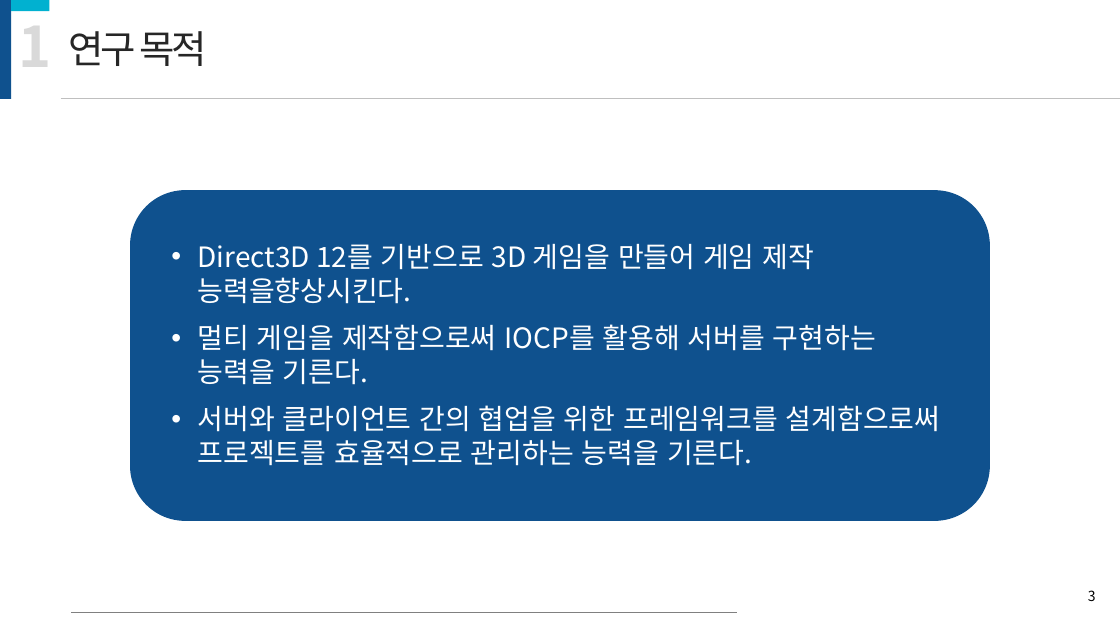
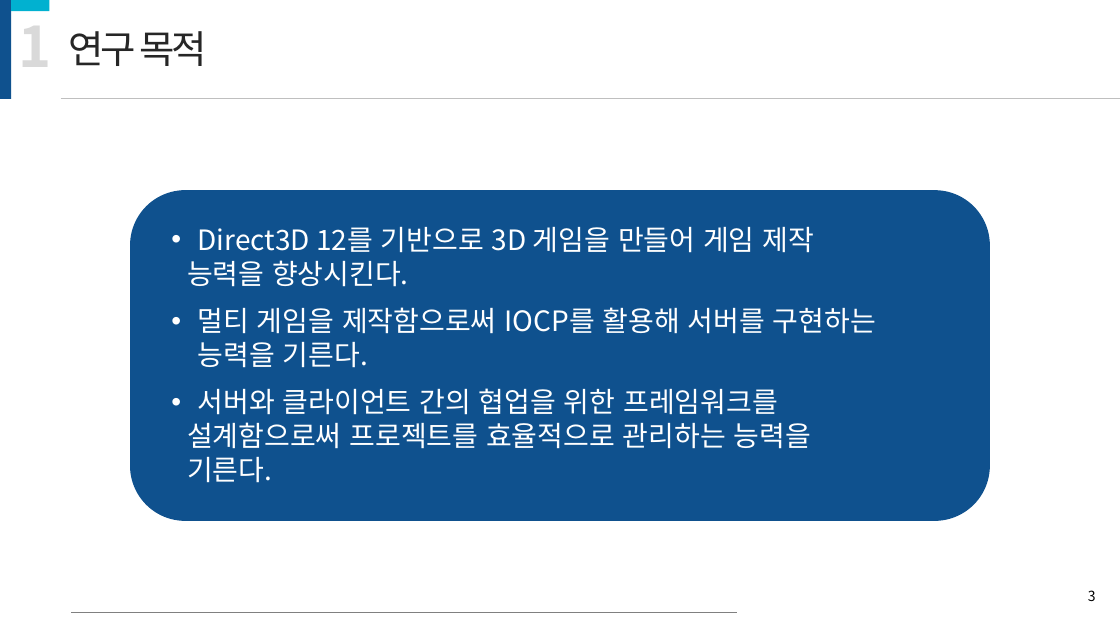
Before and after one commit to kiption/XD, a slide deck: slide 3 of 졸작_기획/[수정][제안서] Revenger_김승환_허재성_이세철.pptx. Drawn at 1120x630 pixels with LibreOffice and Linux fonts; fonts in the diff are those of the drawing. Boxes give left, top, right and bottom in pixels: in the first picture for what was removed or moved away, otherwise in the second. Text is boxed around its words. In the diff, an @@ line names an element or a change of style, - is before the commit and + after.

```diff
--- a/졸작_기획/[수정][제안서] Revenger_김승환_허재성_이세철.pptx
+++ b/졸작_기획/[수정][제안서] Revenger_김승환_허재성_이세철.pptx
@@ text "Direct3D 12를 기반으로 3D 게임을 ...": place and size @@
-text "Direct3D 12를 기반으로 3D 게임을 ..." at [198, 244, 941, 466]
+text "Direct3D 12를 기반으로 3D 게임을 ..." at [187, 227, 876, 483]
@@ text at [187, 227, 815, 287]: text changed @@
-• Direct3D 12를 기반으로 3D 게임을 만들어 게임 제작 능력을향상시킨다.
+• Direct3D 12를 기반으로 3D 게임을 만들어 게임 제작
+능력을 향상시킨다.
@@ text at [187, 388, 811, 483]: text changed @@
-• 서버와 클라이언트 간의 협업을 위한 프레임워크를 설계함으로써 프로젝트를 효율적으로 관리하는 능력을 기른다.
+• 서버와 클라이언트 간의 협업을 위한 프레임워크를
+설계함으로써 프로젝트를 효율적으로 관리하는 능력을
+기른다.
```
Also in this commit, not shown: 10 other slides changed, 3 slides removed.
